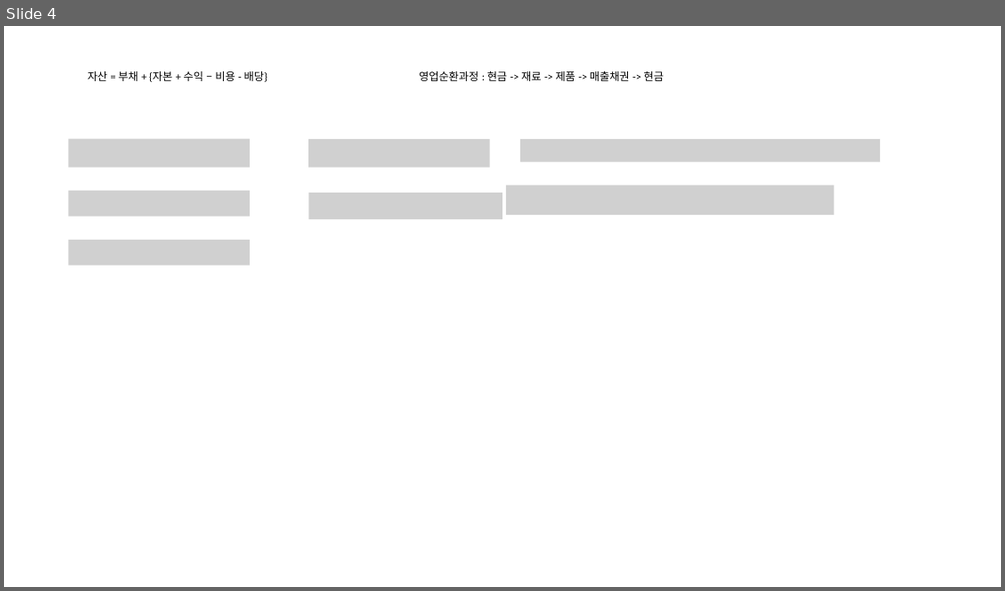
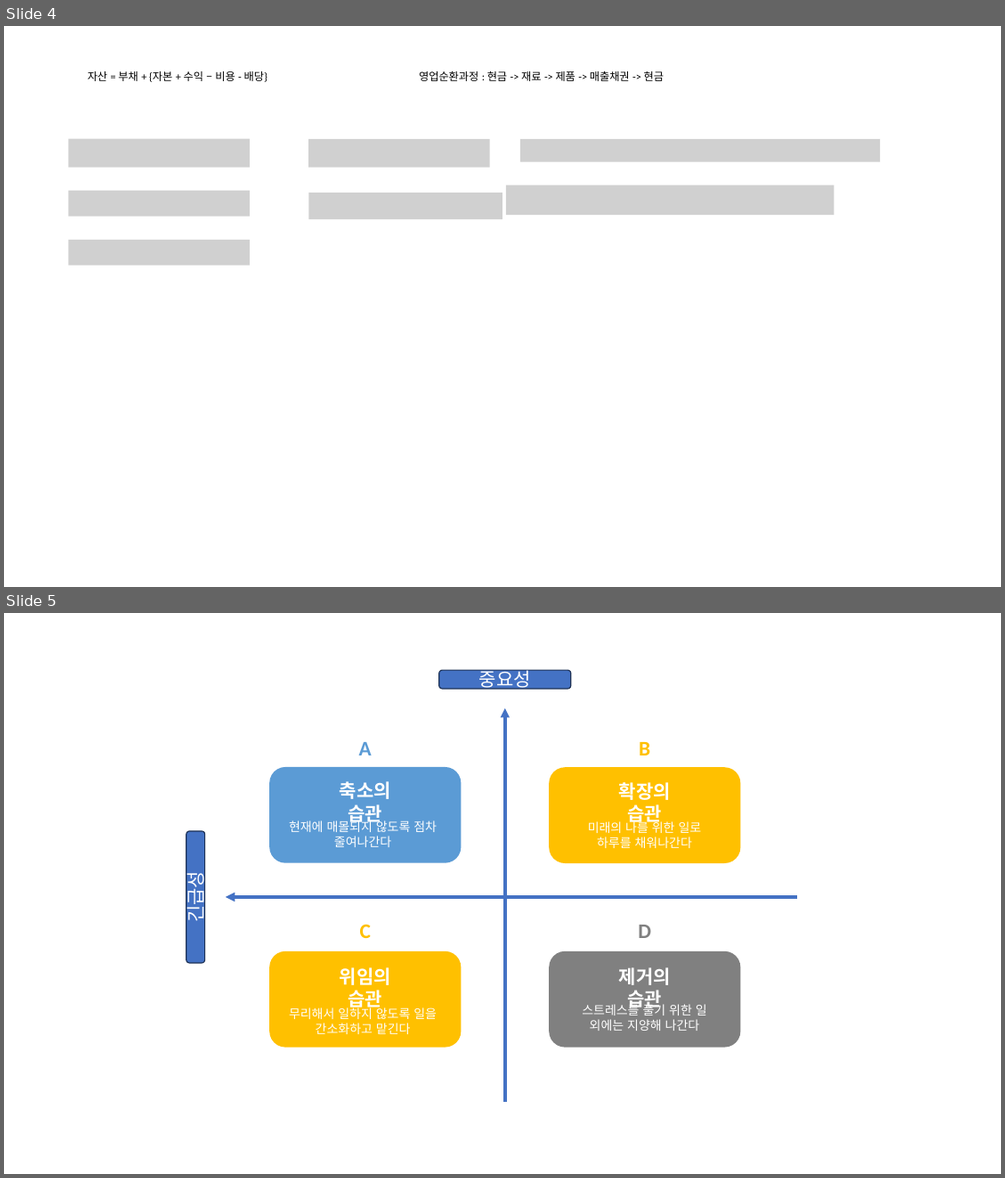
Before and after one commit to SangguKang/doc, a slide deck: template.pptx. Shown one above the other, each under a label of ours: slide 4 before the commit, slides 4 and 5 after it. The pictures are 1005x591 and 1005x1178 pixels, drawn with LibreOffice and Linux fonts; fonts in the diff are those of the drawing; grey boxes stand for pictures. Boxes give left, top, right and bottom in pixels: in the first picture for what was removed or moved away, otherwise in the second. Text is boxed around its words. In the diff, an @@ line names an element or a change of style, - is before the commit and + after.

```diff
--- a/template.pptx
+++ b/template.pptx
@@ slide 5 added at [4, 613, 1001, 1174], background #FFFFFF @@
@@ group added at [186, 670, 797, 1102]: 12 texts, 6 rounded rectangles, 2 arrows @@
+중요성
+긴급성
+A
+B
+C
+D
+축소의 습관
+확장의 습관
+위임의 습관
+제거의 습관
+현재에 매몰되지 않도록 점차 줄여나간다
+미래의 나를 위한 일로 하루를 채워나간다
+무리해서 일하지 않도록 일을 간소화하고 맡긴다
+스트레스를 풀기 위한 일 외에는 지양해 나간다
```
Also in this commit, not shown: 3 other slides added, 1 other file.
